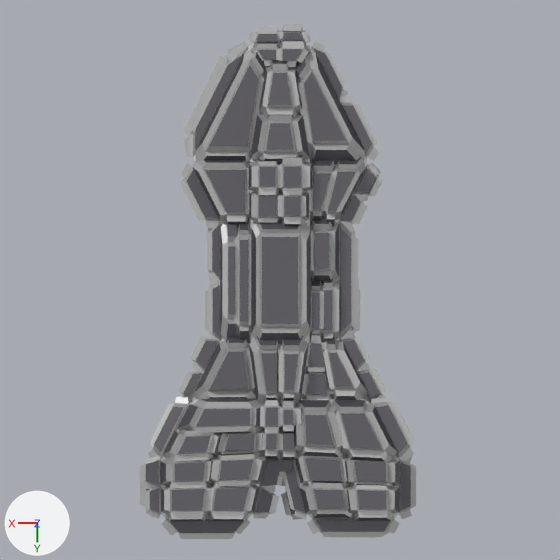
Before and after pictures for a commit that changed the Blender file Blends - Ships/Cruiser/Replicant/Cruiser-Replicant.blend.
The view is the same before and after, from the file's camera 'Ship'. The axes (+X, +Y, +Z) are drawn at lower left. The lights are the same throughout.

The scene before the commit, as lines of its bpy script (objects in view):
```python
me_cube = bpy.data.meshes.new('Cube')
me_cube.from_pydata(...)  # 208 vertices, 178 faces; spans x -3.08..3.08, y -6.14..6.17, z -0.7..0.7
me_cube.materials.append(mat_alto)  # light grey #e0e0e0
me_discombobulated_object_001 = bpy.data.meshes.new('discombobulated_object.001')
me_discombobulated_object_001.from_pydata(...)  # 5360 vertices, 3350 faces; spans x -3.52..3.62, y -6.61..6.7, z -1.26..1.27
# faces by material slot: [670, 2680]
me_discombobulated_object_001.materials.append(mat_scarpa_flow)  # dark grey #59575d
me_discombobulated_object_001.materials.append(mat_nobel)  # grey #b3b3b3
ob_cube = bpy.data.objects.new('Cube', me_cube)
ob_cube.parent = ob_cruiser
ob_cube.matrix_parent_inverse = Matrix(((0.5, 0.0, 0.0, 0.0), (0.0, 0.5, 0.0, 0.0), (0.0, 0.0, 0.5, 0.0), (0.0, 0.0, 0.0, 1.0)))
ob_cube.location = (0.0, 0.0, 0.0)
ob_discombobulated_mesh_003 = bpy.data.objects.new('discombobulated_mesh.003', me_discombobulated_object_001)
ob_discombobulated_mesh_003.parent = ob_cruiser
ob_discombobulated_mesh_003.matrix_parent_inverse = Matrix(((0.5, 0.0, 0.0, 0.0), (0.0, 0.5, 0.0, 0.0), (0.0, 0.0, 0.5, 0.0), (0.0, 0.0, 0.0, 1.0)))
ob_discombobulated_mesh_003.location = (0.0, 0.0, 0.0)
```
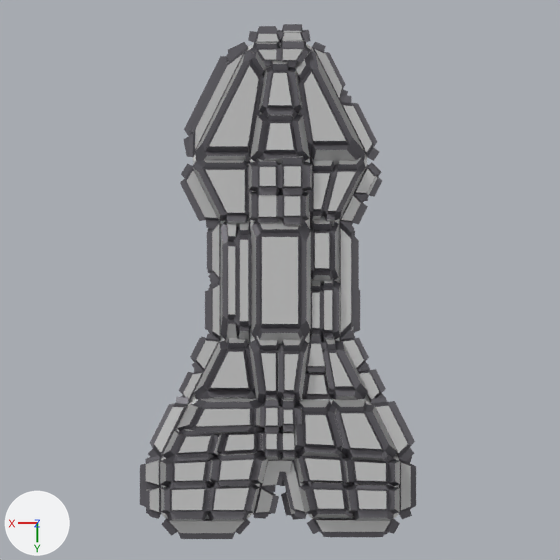
Where the change shows, as pixel boxes (x1, y1, x2, y2) in the pictures (560 x 560 px):
```json
{"part": 1, "of": "me_discombobulated_object_001", "change": "recoloured", "before": [146, 31, 411, 533], "after": [146, 31, 411, 533]}
{"part": 2, "of": "me_discombobulated_object_001", "change": "recoloured", "before": [140, 24, 416, 539], "after": [140, 24, 416, 539]}
```

Scene script edits in JSON lines:
```json
{"block": "me_discombobulated_object_001", "where": "me_discombobulated_object_001.from_pydata(...)  # 5360 vertices, 3350 faces; spans x -3.52..3.62, y -6.61..6.7, z -1.26..1.27"}
{"block": "me_discombobulated_object_001", "where": "# used by ob_discombobulated_mesh_003; parent = ob_cruiser; location = (0.0, 0.0, 0.0)"}
{"block": "me_discombobulated_object_001", "change": "me_discombobulated_object_001 part 1: all 670 faces that had it switch from mat_scarpa_flow (dark grey #59575d) to mat_nobel (grey #b3b3b3)"}
{"block": "me_discombobulated_object_001", "change": "me_discombobulated_object_001 part 2: all 2680 faces that had it switch from mat_nobel (grey #b3b3b3) to mat_scarpa_flow (dark grey #59575d)"}
```
